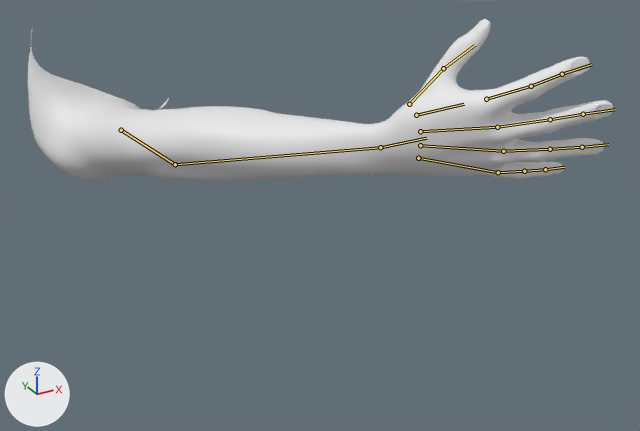
What one commit did to the FBX model resources/models/viewmodel/viewarm_right.fbx.
The view is the same before and after, from a camera (50 mm lens) standing at (-0.00307, -0.01098, 0.00365) and looking at (0.00139, -0.00286, -0.00041). The axes (+X, +Y, +Z) are drawn at lower left. The lights are the same throughout. The older version comes first. Both versions are drawn at frame 17 of the action 'Scene'; the numbers are the values there. The bones that change, and the others that lie on the model, are drawn over the model as lines.

In view in the first picture: 'Arm.R.001'.
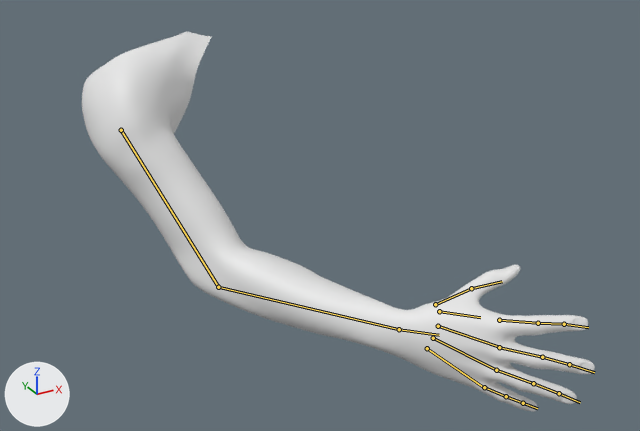
Commit message: Stop the arms playing on loop and give the pickaxe arm its own swing clip

The change in detail:
Bone 'upper_arm.R' (bone_upper_arm_r) turns from (96, 57, 62) to (0, 0, 0) degrees about its own x, y and z.
Bone 'forearm.R' (bone_forearm_r) turns from (-58, 3, 46) to (0, 0, 0) degrees about its own x, y and z.

Changed parts and their boxes (x1, y1, x2, y2) in the pictures (640 x 431 px):
'Arm.R.001', posed (12% narrower, 132% taller)
    before: (28, 19, 613, 183)
    after: (82, 31, 595, 412)
bone 'upper_arm.R', root to tip
    before: (121, 130) to (175, 164)
    after: (121, 130) to (218, 287)
bone 'forearm.R', root to tip
    before: (175, 164) to (380, 147)
    after: (218, 287) to (399, 329)
